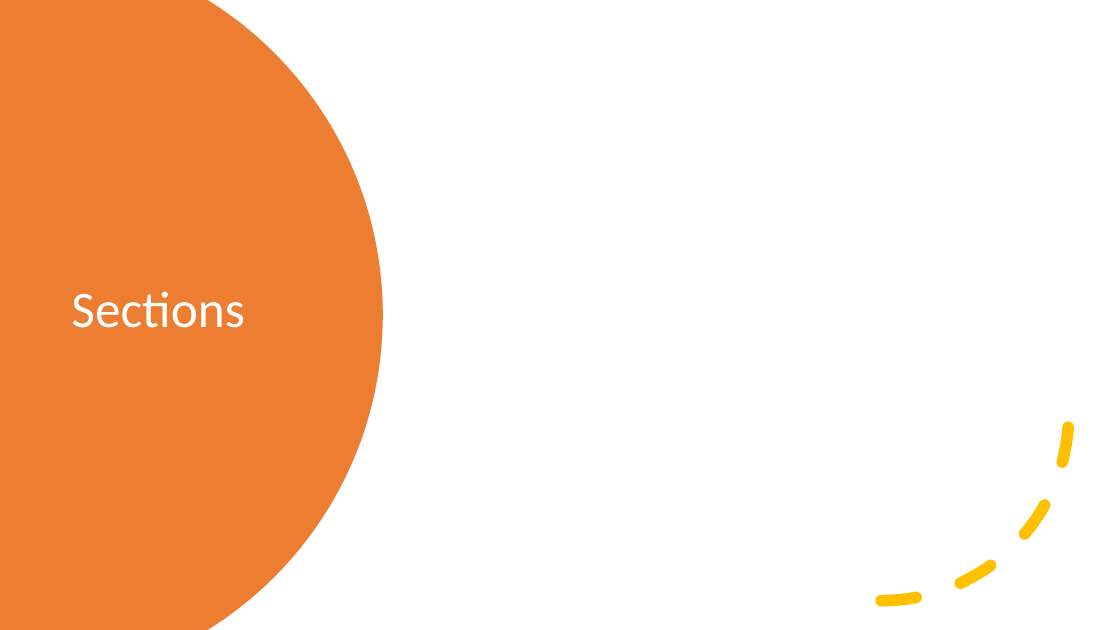
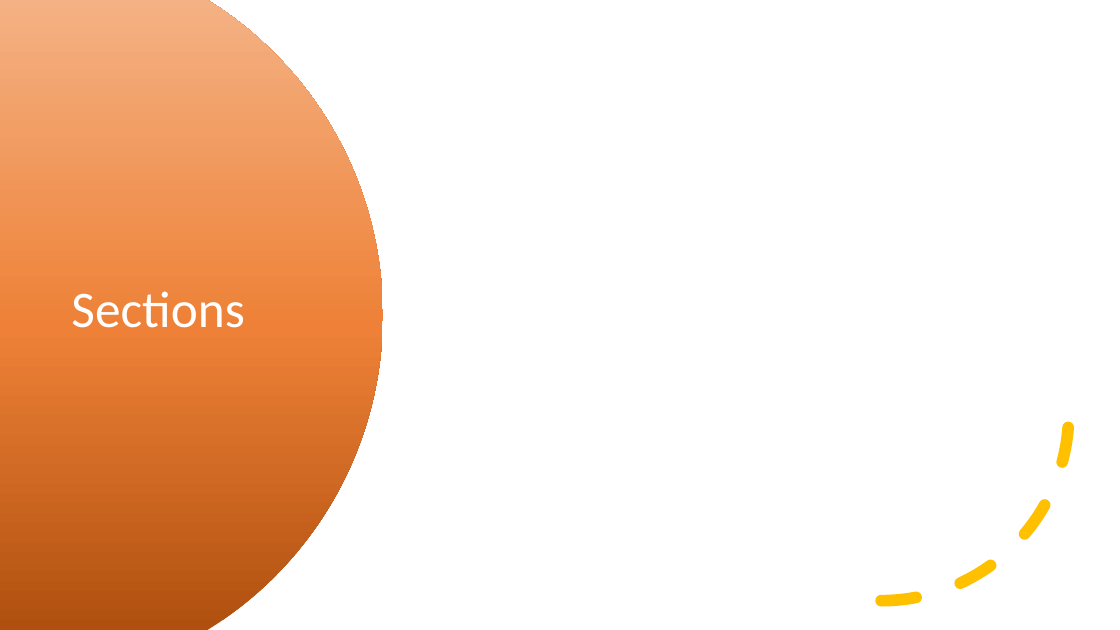
Before and after one commit to kevmoens/ThatConference2023, a slide deck: slide 3 of ThatConference2023.pptx. Drawn at 1120x630 pixels with LibreOffice and Linux fonts; fonts in the diff are those of the drawing. Boxes give left, top, right and bottom in pixels: in the first picture for what was removed or moved away, otherwise in the second. Text is boxed around its words. In the diff, an @@ line names an element or a change of style, - is before the commit and + after.

```diff
--- a/ThatConference2023.pptx
+++ b/ThatConference2023.pptx
@@ freeform shape at bbox=[0, 0, 383, 630]: fill #ED7D31 to gradient #B0500F to #EE8137 to #F4B183 @@
```
